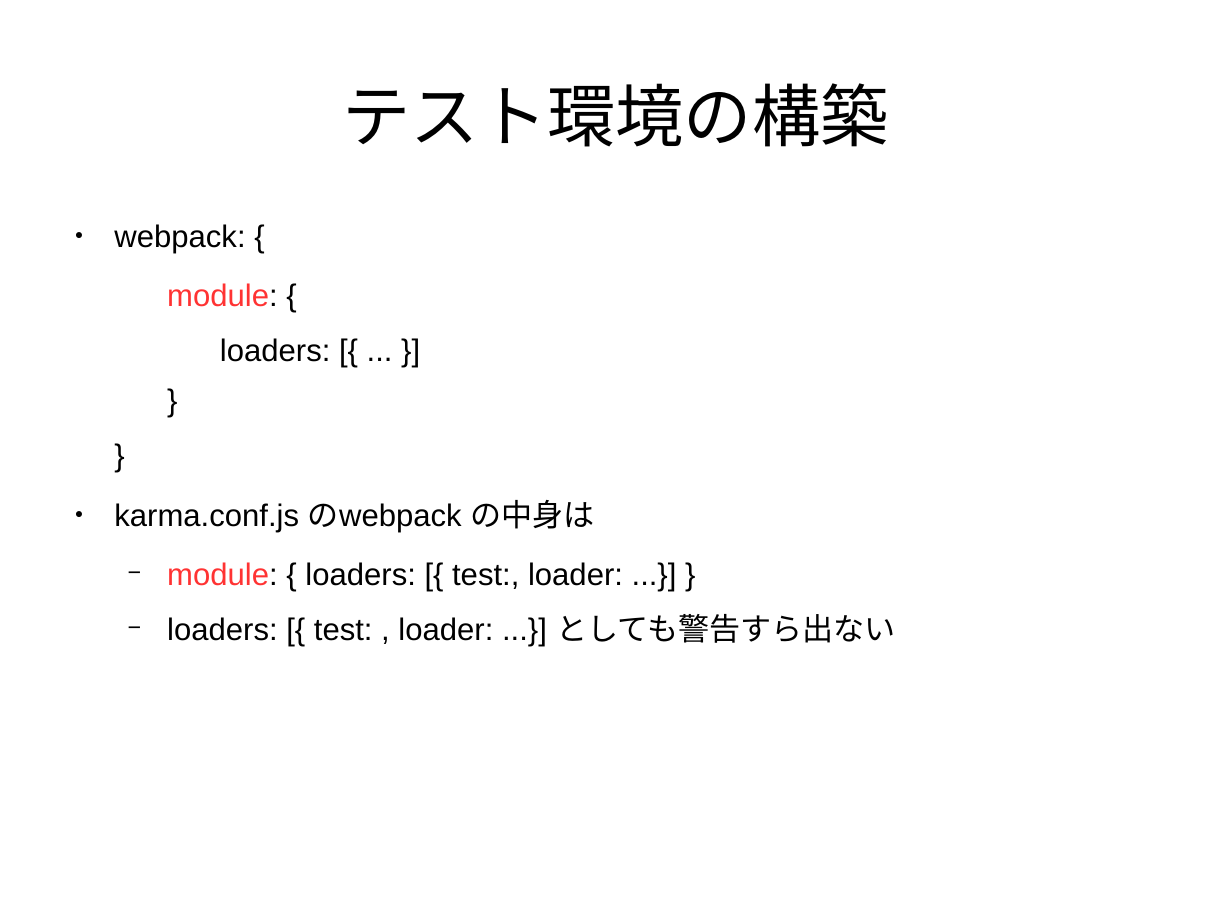
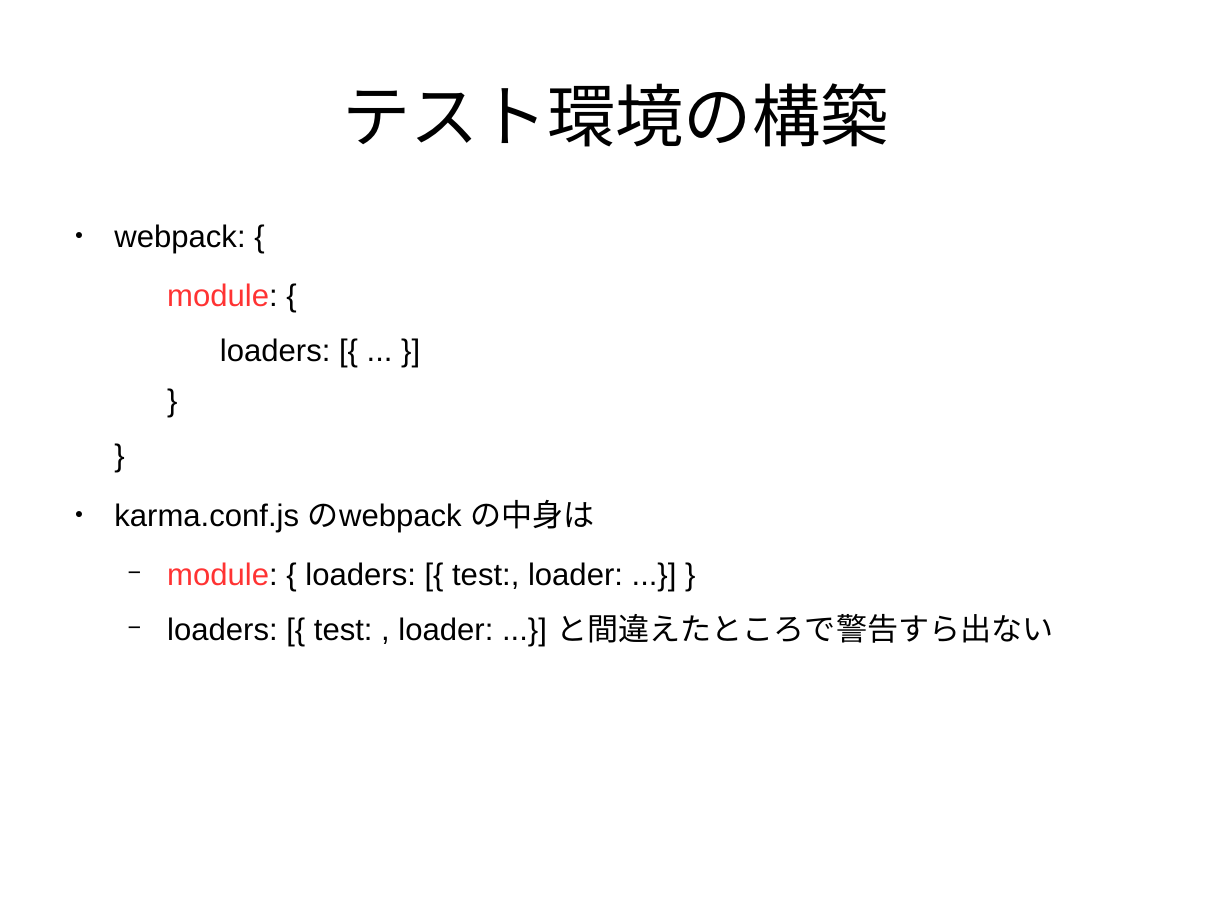
Before and after one commit to sallop/til, a slide deck: slide 19 of react入門.odp. Drawn at 1232x924 pixels with LibreOffice and Linux fonts; fonts in the diff are those of the drawing. Boxes give left, top, right and bottom in pixels: in the first picture for what was removed or moved away, otherwise in the second. Text is boxed around its words. In the diff, an @@ line names an element or a change of style, - is before the commit and + after.

```diff
--- a/react入門.odp
+++ b/react入門.odp
@@ text at [167,614,1053,643]: text changed @@
-  − loaders: [{ test: , loader: ...}] としても警告すら出ない
+  − loaders: [{ test: , loader: ...}] と間違えたところで警告すら出ない
```
Also in this commit, not shown: 2 slides added.
